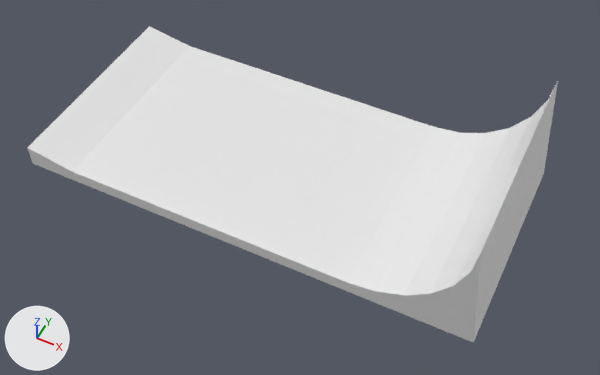
Two versions of the Blender file Assets/Resources/materials/tileModels/slope_prosta.blend, one commit apart.
One viewpoint serves both versions: a 50 mm camera at (20.4, -38.6, 46.6) aimed at (2.4, -2.6, 1.6). Every picture has the same lights, and +X, +Y and +Z are marked at lower left. The first picture is the older version. Materials are left out; every surface is plain grey.

In view in the first picture: 'endB', 'main'.
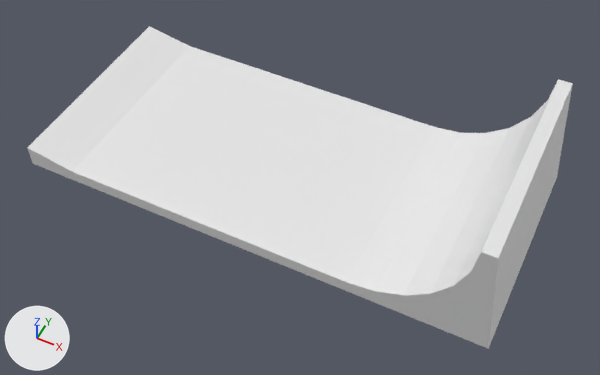
What differs and where, as boxes (x1, y1, x2, y2) in the pictures (600 x 375 px; the box of a moved part takes in the faces that stretch with it):
'main', reshaped
    before: (27, 26, 558, 343)
    after: (27, 26, 573, 349)
'endB', reshaped (6% wider)
    before: (28, 148, 471, 342)
    after: (28, 148, 498, 348)
part 1 of me_track17_pmd0_mesh_001, moved or reshaped
    before: (352, 81, 558, 343)
    after: (482, 79, 573, 349)
part 2 of me_track17_pmd0_mesh_003, added
    after: (352, 252, 498, 348)

The change, as a diff of the scene's bpy script:
```diff
--- a/Assets/Resources/materials/tileModels/slope_prosta.blend.py
+++ b/Assets/Resources/materials/tileModels/slope_prosta.blend.py
@@ me_track17_pmd0_mesh_001 @@
 # used by ob_main; location = (0.0, 0.0, 0.0)
 # verts and faces of me_track17_pmd0_mesh_001; kept vertices keep their numbers, new ones are numbered from 30
 # before: 0 (8.8, -8.3, 1.0) at pixel (346, 282), 3 (13.7, -8.3, 1.0) at pixel (416, 310), 4 (16.7, 8.3, 9.0) at pixel (558, 79), 5 (17.7, 8.3, 0.0) at pixel (543, 173), 6 (14.4, 8.3, 3.3) at pixel (509, 127)
 # before: 7 (15.7, 8.3, 5.0) at pixel (530, 116), 10 (14.4, -8.3, 3.3) at pixel (430, 293), 11 (12.7, -8.3, 2.1) at pixel (403, 295), 12 (16.5, -8.3, 7.0) at pixel (471, 271), 13 (15.7, -8.3, 5.0) at pixel (453, 285)
 # before: 14 (16.7, -8.3, 9.0) at pixel (481, 252), 15 (10.8, -8.3, 1.3) at pixel (375, 291), 16 (17.7, -8.3, 0.0) at pixel (473, 342), 17 (12.7, 8.3, 2.1) at pixel (485, 133), 18 (10.8, 8.3, 1.3) at pixel (459, 132)
 # before: 19 (16.5, 8.3, 7.0) at pixel (547, 100), 20 (8.8, 8.3, 1.0) at pixel (434, 126), 21 (13.7, 8.3, 1.0)
-me_track17_pmd0_mesh_001.from_pydata(...)  # 30 vertices, 13 faces; spans x -17.7..17.7, y -8.3..8.3, z 0.0..9.0
+me_track17_pmd0_mesh_001.from_pydata(...)  # 32 vertices, 13 faces; spans x -17.7..18.7, y -8.3..8.3, z 0.0..9.0
+# me_track17_pmd0_mesh_001 part 1
+delete_vertices([3, 21])  # with the faces that use them
+delete_faces([(4, 14, 16, 5)])
+for new, old in zip([*range(30, 34)], [4, 5, 14, 16]): verts[new] = verts[old] + (1.0, 0.0, 0.0)
+faces += [(30, 32, 33, 31), (5, 31, 33, 16), (4, 14, 32, 30)]
@@ me_track17_pmd0_mesh_003 @@
 # used by ob_endb; parent = ob_main; location = (0.0000208, 0.0, 0.0)
 # verts and faces of me_track17_pmd0_mesh_003; kept vertices keep their numbers, new ones are numbered from 5
 # before: 2 (13.7, -8.3, 1.0) at pixel (416, 310), 4 (17.7, -8.3, 0.0) at pixel (473, 342)
-me_track17_pmd0_mesh_003.from_pydata(...)  # 5 vertices, 2 faces; spans x -17.7..17.7, y -8.3, z 0.0..1.8
+me_track17_pmd0_mesh_003.from_pydata(...)  # 14 vertices, 4 faces; spans x -17.7..18.7, y -8.3, z 0.0..9.0
+# me_track17_pmd0_mesh_003 part 2
+verts[5] = (8.8, -8.3, 1.0)  # pixel (346, 282)
+verts[6] = (14.4, -8.3, 3.3)  # pixel (430, 293)
+verts[7] = (12.7, -8.3, 2.1)  # pixel (403, 295)
+verts[8] = (16.5, -8.3, 7.0)  # pixel (471, 271)
+verts[9] = (15.7, -8.3, 5.0)  # pixel (453, 285)
+verts[10] = (16.7, -8.3, 9.0)  # pixel (481, 252)
+verts[11] = (10.8, -8.3, 1.3)  # pixel (375, 291)
+verts[12] = (17.7, -8.3, 9.0)  # pixel (498, 258)
+verts[13] = (18.7, -8.3, 0.0)  # pixel (488, 348)
+faces += [(2, 4, 10, 8, 9, 6, 7, 11, 5), (4, 13, 12, 10)]
```
